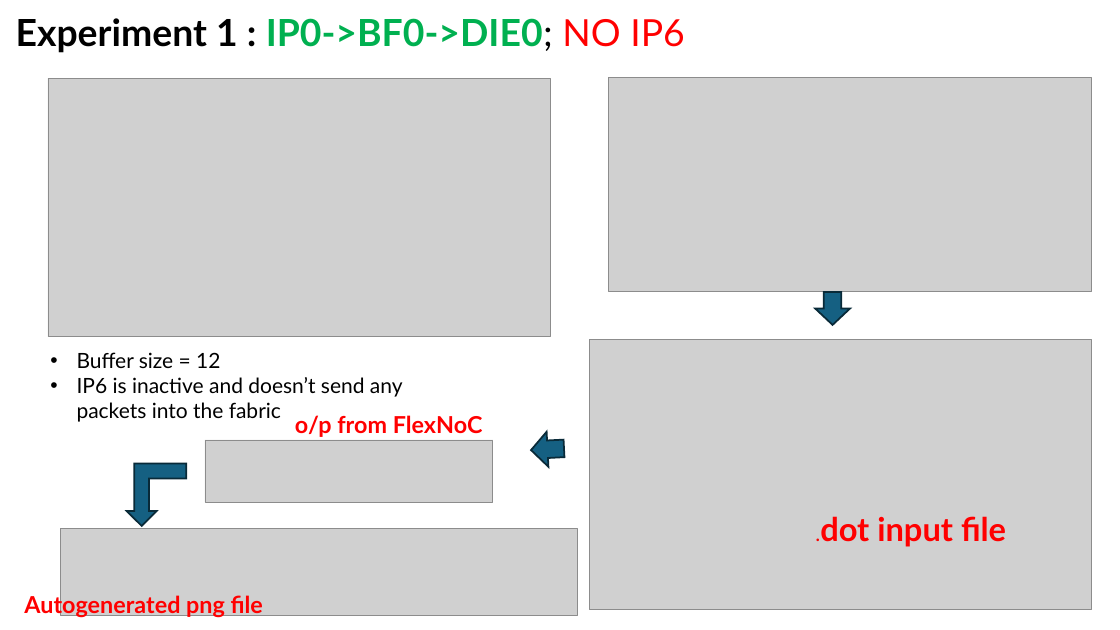
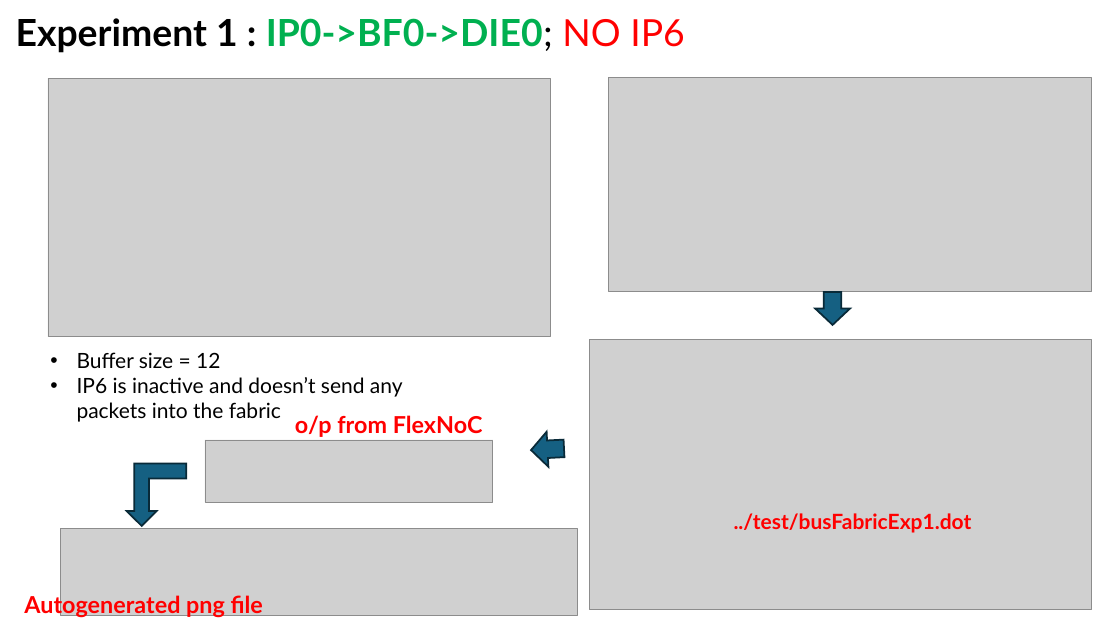
Before and after one commit to ANUPARNAGANGULY2000/FlexNoC_AF, a slide deck: slide 2 of MeetingPPTs/Bus-based Fabric_18_02_26.pptx. Drawn at 1120x630 pixels with LibreOffice and Linux fonts; fonts in the diff are those of the drawing; grey boxes stand for pictures. Boxes give left, top, right and bottom in pixels: in the first picture for what was removed or moved away, otherwise in the second. Text is boxed around its words. In the diff, an @@ line names an element or a change of style, - is before the commit and + after.

```diff
--- a/MeetingPPTs/Bus-based Fabric_18_02_26.pptx
+++ b/MeetingPPTs/Bus-based Fabric_18_02_26.pptx
@@ text at bbox=[734, 513, 972, 533]: text changed; size 28 to 18 pt @@
-.dot input file
+../test/busFabricExp1.dot
```
Also in this commit, not shown: 5 other slides changed, 1 slide added, 47 other files.
